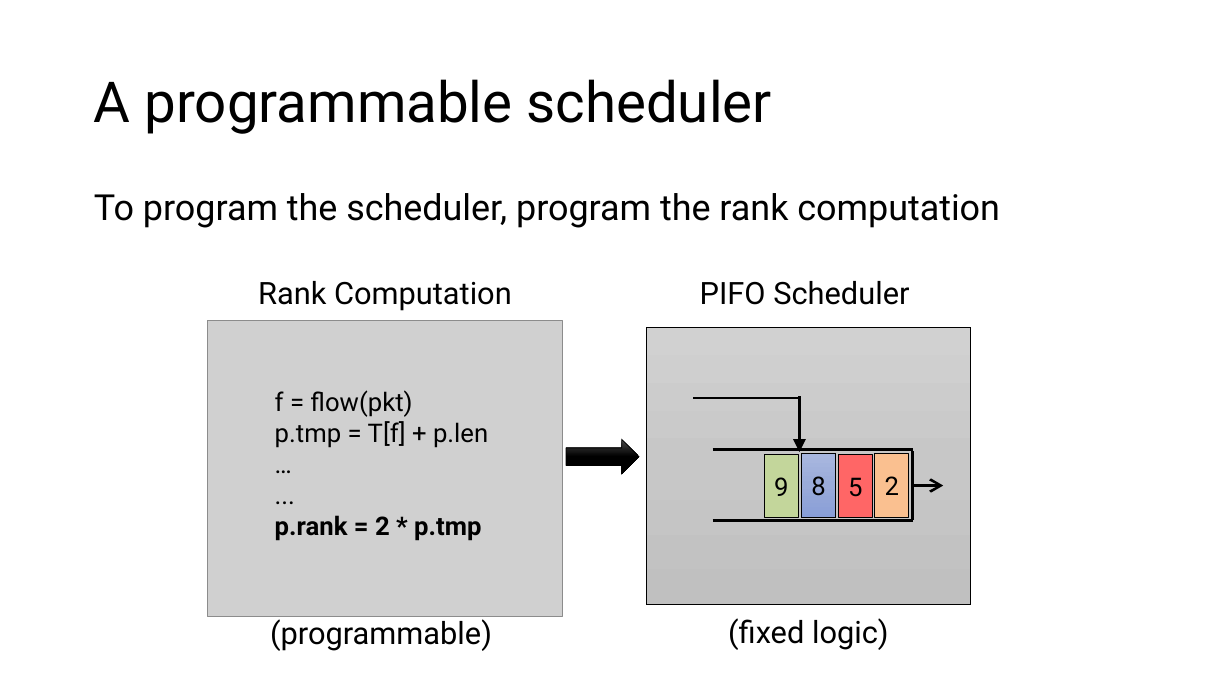
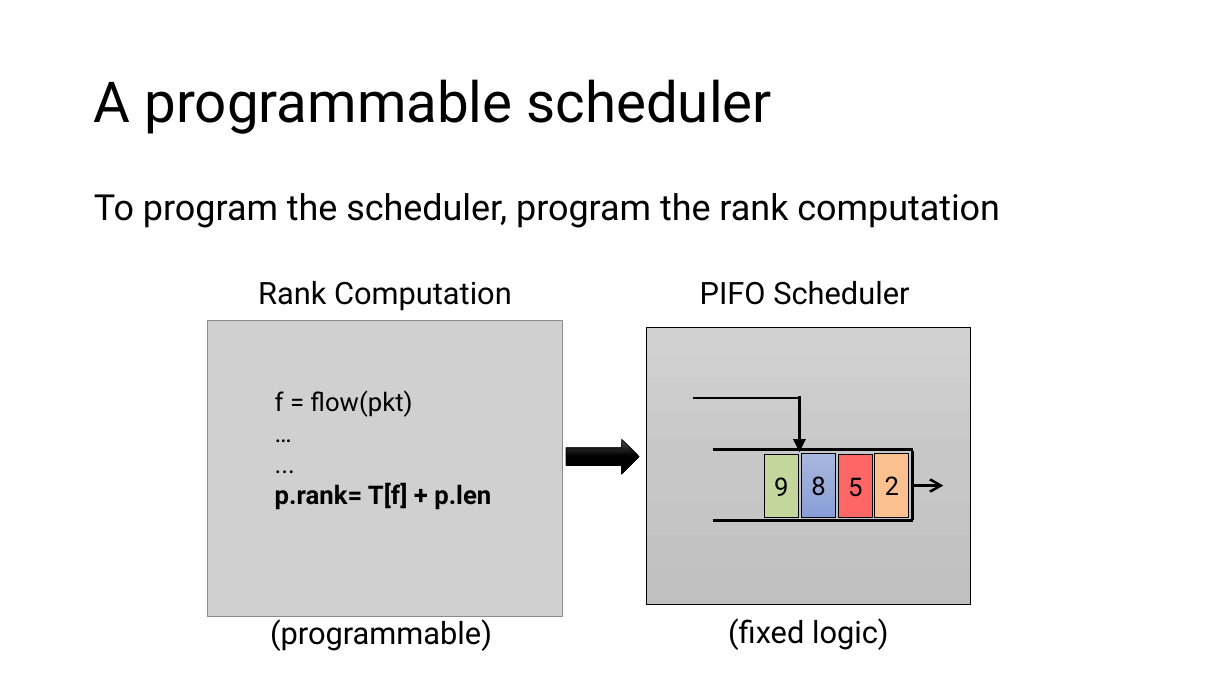
Before and after one commit to anirudhSK/pifo-domino-marple-ppts, a slide deck: slide 8 of pifo_sigcomm.pptx (slide 7 before the commit). Drawn at 1232x693 pixels with LibreOffice and Linux fonts; fonts in the diff are those of the drawing; grey boxes stand for pictures. Boxes give left, top, right and bottom in pixels: in the first picture for what was removed or moved away, otherwise in the second. Text is boxed around its words. In the diff, an @@ line names an element or a change of style, - is before the commit and + after.

```diff
--- a/pifo_sigcomm.pptx
+++ b/pifo_sigcomm.pptx
@@ text at <box>275,421,488,448</box>: paragraph removed @@
-p.tmp = T[f] + p.len
@@ text at <box>275,482,491,510</box>: text changed @@
-p.rank = 2 * p.tmp
+p.rank= T[f] + p.len
```
Also in this commit, not shown: 7 other slides changed, 2 slides added.
